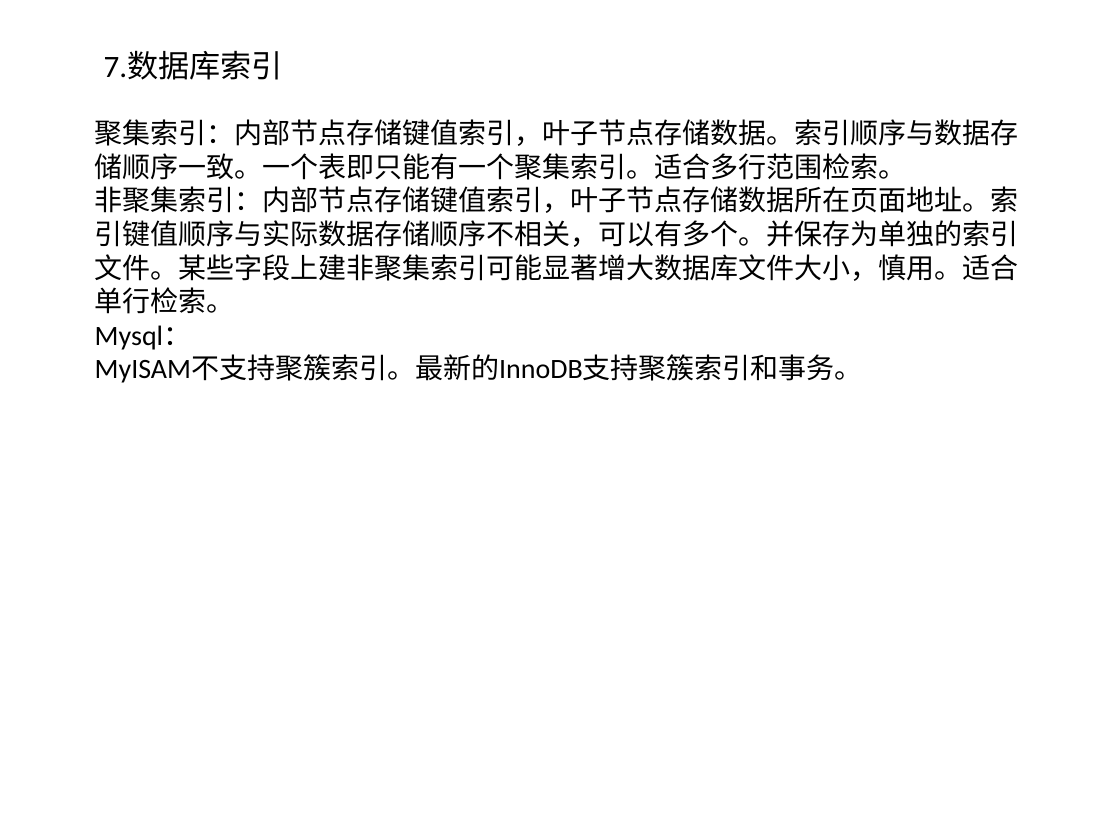
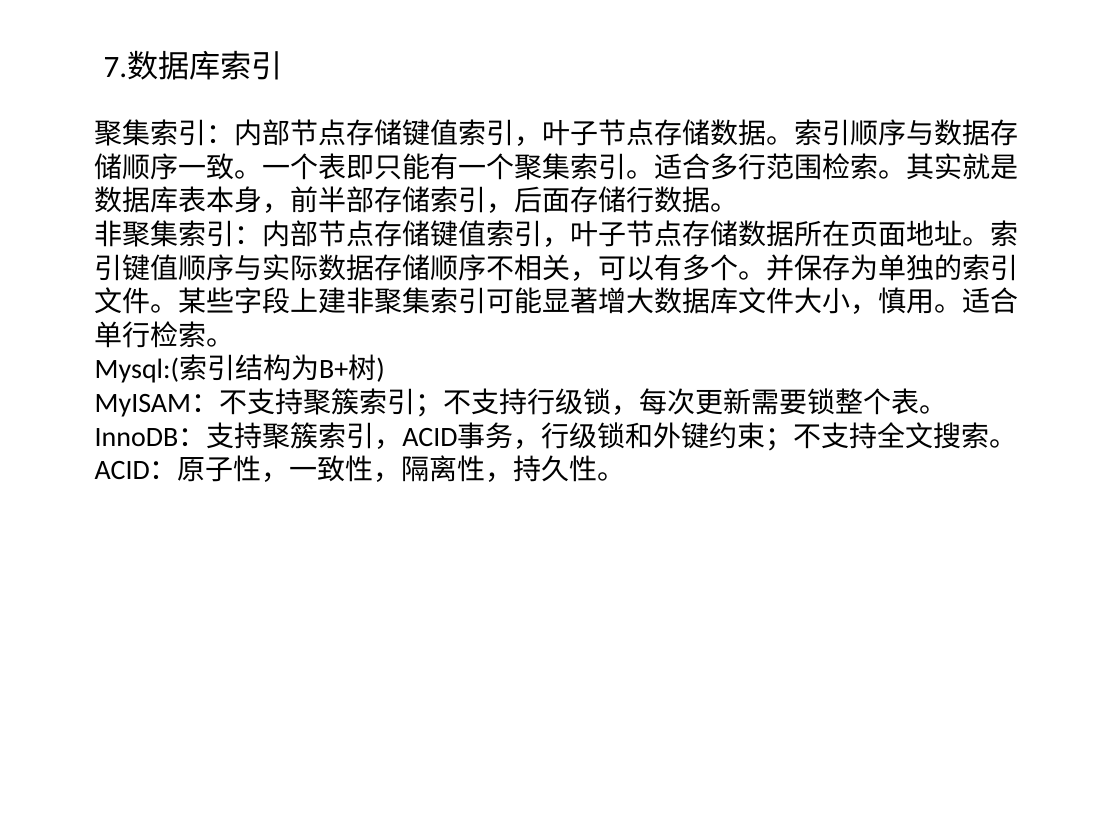
Before and after one commit to willkk/go, a slide deck: slide 9 of algos_summary.pptx. Drawn at 1120x840 pixels with LibreOffice and Linux fonts; fonts in the diff are those of the drawing. Boxes give left, top, right and bottom in pixels: in the first picture for what was removed or moved away, otherwise in the second. Text is boxed around its words. In the diff, an @@ line names an element or a change of style, - is before the commit and + after.

```diff
--- a/algos_summary.pptx
+++ b/algos_summary.pptx
@@ text at bbox=[95, 119, 1019, 213]: text changed @@
-聚集索引：内部节点存储键值索引，叶子节点存储数据。索引顺序与数据存储顺序一致。一个表即只能有一个聚集索引。适合多行范围检索。
+聚集索引：内部节点存储键值索引，叶子节点存储数据。索引顺序与数据存储顺序一致。一个表即只能有一个聚集索引。适合多行范围检索。其实就是数据库表本身，前半部存储索引，后面存储行数据。
@@ text at bbox=[95, 355, 1018, 482]: text changed @@
-Mysql：
-MyISAM不支持聚簇索引。最新的InnoDB支持聚簇索引和事务。
+Mysql:(索引结构为B+树)
+MyISAM：不支持聚簇索引；不支持行级锁，每次更新需要锁整个表。
+InnoDB：支持聚簇索引，ACID事务，行级锁和外键约束；不支持全文搜索。
+ACID：原子性，一致性，隔离性，持久性。
```
Also in this commit, not shown: 3 slides added, 1 other file.
